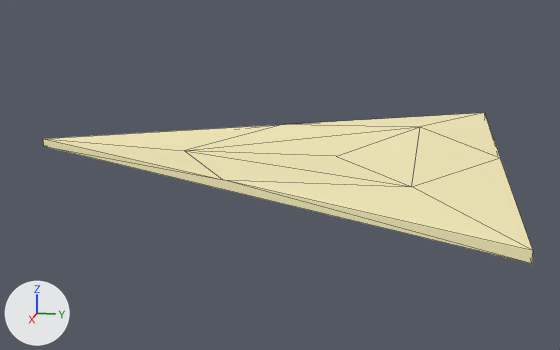
The glTF model public/assets/tile4.glb, before and after one commit.
Rendered twice from a 50 mm camera at (1.377, 0.749, 0.219) aimed at (0.009, 0.475, -0.123). The axes (+X, +Y, +Z) are drawn at lower left. The lights are the same throughout. Mesh edges are drawn as thin lines.

Objects in the first picture: 'sand4.001'.
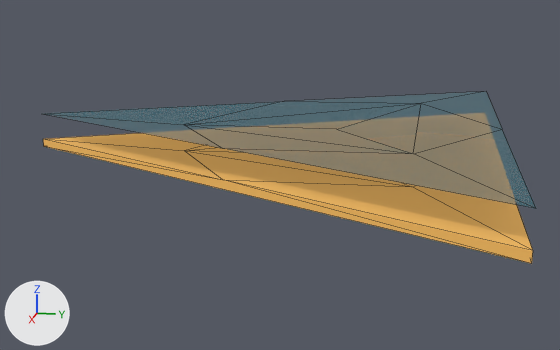
Pixel boxes [x1, y1, x2, y2] of what changed, in the pictures (560 x 350 px):
'sand4.001', recoloured (beige to orange): [43, 113, 533, 264] in both
'water4', added: after [41, 91, 536, 208]

Edits to the bpy script that builds the scene:
```text
Add mat_sand:
    mat_sand = principled_material('sand')
    mat_sand.base_color = (0.982, 0.527, 0.122)  # orange #fdc062
    mat_sand.roughness = 1.0
Add mat_water:
    mat_water = principled_material('water')
    mat_water.base_color = (0.00304, 0.144, 0.184)  # dark cyan #0a6a77
    mat_water.roughness = 0.357
    mat_water.alpha = 0.518
Change me_circle_057:
    where me_circle_057.from_pydata(...)  # 15 vertices, 24 faces; spans x -0.5..0.5, y 0.0..0.866, z 0.0..0.02
    remove me_circle_057.materials.append(mat_sand_001)  # beige #f8eebc
    add me_circle_057.materials.append(mat_sand)  # orange #fdc062
Add me_circle_018:
    me_circle_018.from_pydata([(0.5, 0.866, 0.015), (-0.5, 0.866, 0.015), (0.0, 0.0, 0.015), (0.0, 0.577, 0.005), (0.25, 0.433, 0.015), (-0.25, 0.433, 0.015), (0.0, 0.289, 0.003), (0.25, 0.722, 0.019), (-0.25, 0.722, 0.02), (0.0, 0.866, 0.015)], [], [(3, 6, 7), (2, 6, 5), (3, 7, 8), (8, 9, 1), (8, 7, 9), (7, 0, 9), (5, 8, 1), (5, 6, 8), (6, 3, 8), (7, 4, 0), (7, 6, 4), (6, 2, 4)])
    me_circle_018.materials.append(mat_water)  # dark cyan #0a6a77
Add ob_water4:
    ob_water4 = bpy.data.objects.new('water4', me_circle_018)
    ob_water4.location = (0.0, 0.0, -0.04)
```
